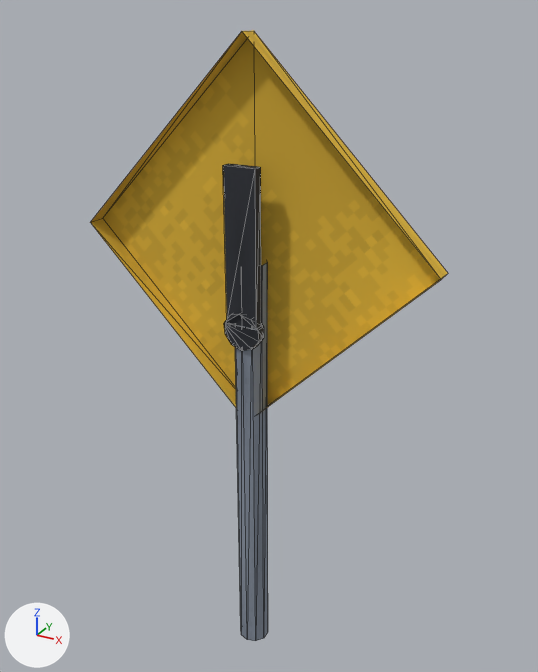
Before and after pictures for a commit that changed the glTF model packages/client/public/models/props/prop_sign.glb.
Before and after are seen from a 50 mm camera at (1.037, -1.775, 2.067) aimed at (0.022, 0.072, 1.144). Every picture has the same lights, and +X, +Y and +Z are marked at lower left. The first picture is the older version. Mesh edges are drawn as thin lines. Vertices at exactly the same position are counted once.

Objects in the first picture: 'prop_sign'.
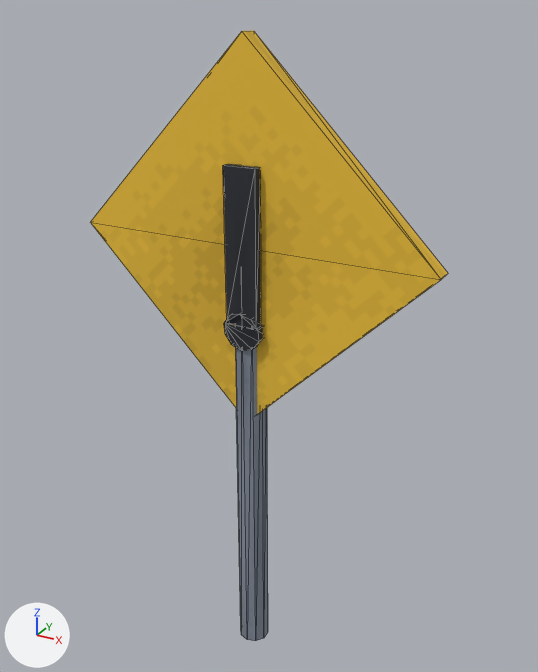
What differs and where, as boxes [x1, y1, x2, y2] in the pictures (538 x 672 px; the box of a moved part takes in the faces that stretch with it):
part 1 of me_prop_sign, moved or reshaped (mostly hidden before)
    before: [230, 313, 264, 344]
    after: [90, 31, 441, 415]

Edits to the bpy script that builds the scene:
```text
Change me_prop_sign:
    used by ob_prop_sign; location = (0.0, 0.0, 0.0)
    remove me_prop_sign.from_pydata(...)  # 56 vertices, 69 faces; spans x -0.57..0.57, y -0.06..0.05, z 0.0..2.02
    add me_prop_sign.from_pydata(...)  # 56 vertices, 87 faces; spans x -0.57..0.57, y -0.06..0.05, z 0.0..2.02
    me_prop_sign part 1
    3 vertices in x -0.04..0.04, y -0.02, z 1.25..1.26 move by (0.0, 0.01, 0.0)
    1 vertex moves from x 0.06, y -0.03, z 1.18 to x 0.06, y -0.01, z 1.18
    18 new faces join them
```
